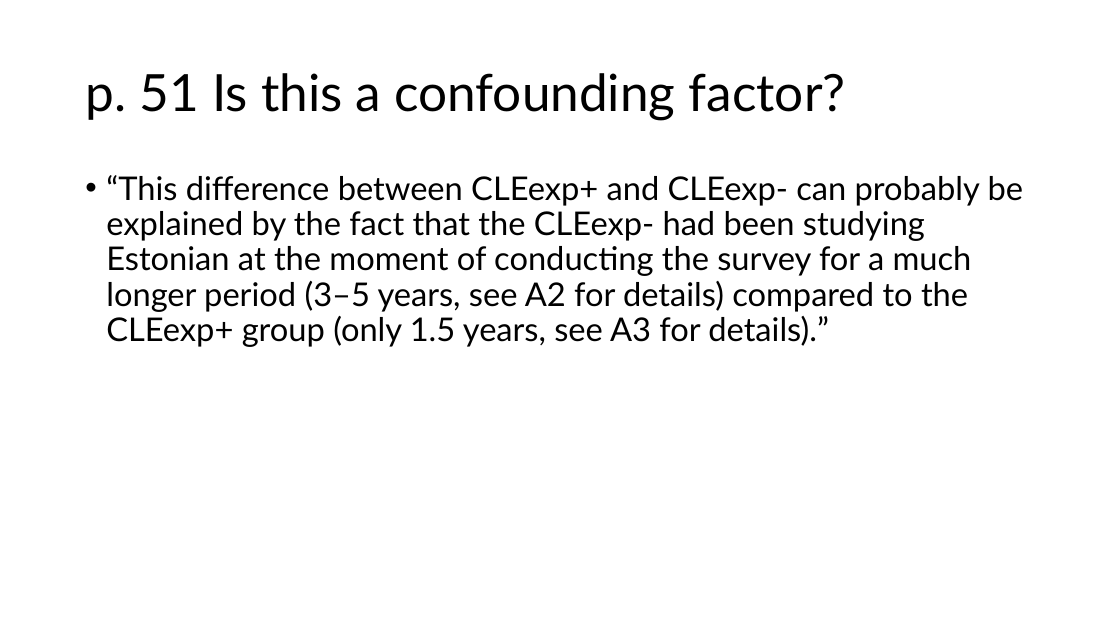
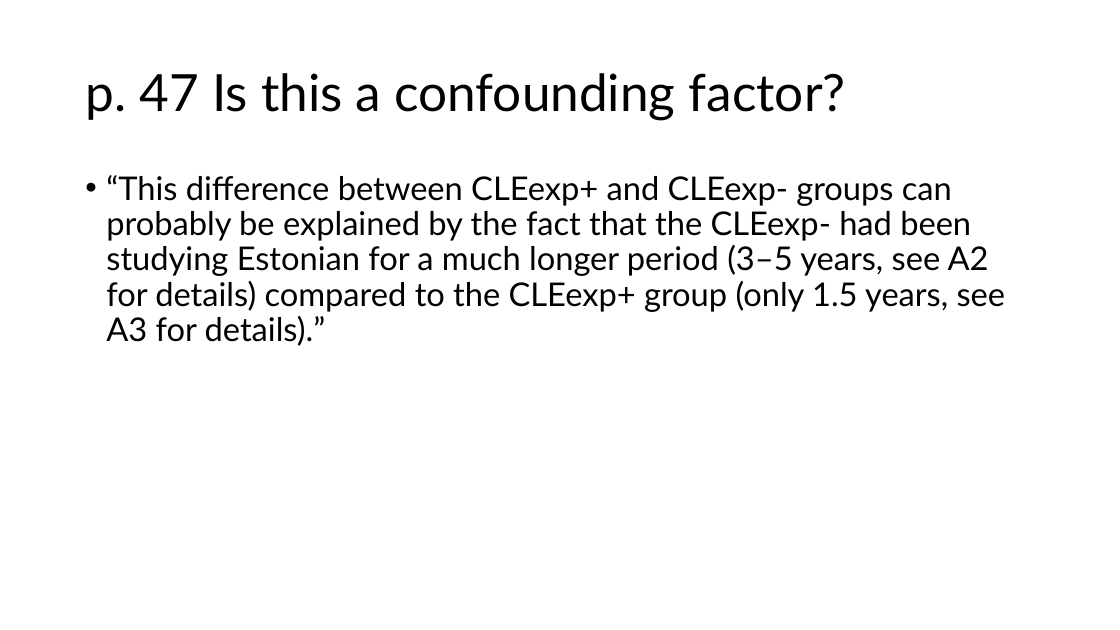
Before and after one commit to lajanda/lajanda.github.io, a slide deck: slide 25 of conference presentations/Defense_Bleive.pptx. Drawn at 1120x630 pixels with LibreOffice and Linux fonts; fonts in the diff are those of the drawing. Boxes give left, top, right and bottom in pixels: in the first picture for what was removed or moved away, otherwise in the second. Text is boxed around its words. In the diff, an @@ line names an element or a change of style, - is before the commit and + after.

```diff
--- a/conference presentations/Defense_Bleive.pptx
+++ b/conference presentations/Defense_Bleive.pptx
@@ title at (85,73,846,120): text changed @@
-p. 51 Is this a confounding factor?
+p. 47 Is this a confounding factor?
@@ text at (106,175,1006,346): text changed @@
-• “This difference between CLEexp+ and CLEexp- can probably be explained by the fact that the CLEexp- had been studying Estonian at the moment of conducting the survey for a much longer period (3–5 years, see A2 for details) compared to the CLEexp+ group (only 1.5 years, see A3 for details).”
+• “This difference between CLEexp+ and CLEexp- groups can probably be explained by the fact that the CLEexp- had been studying Estonian for a much longer period (3–5 years, see A2 for details) compared to the CLEexp+ group (only 1.5 years, see A3 for details).”
```
Also in this commit, not shown: 9 other slides changed, 1 other file.
